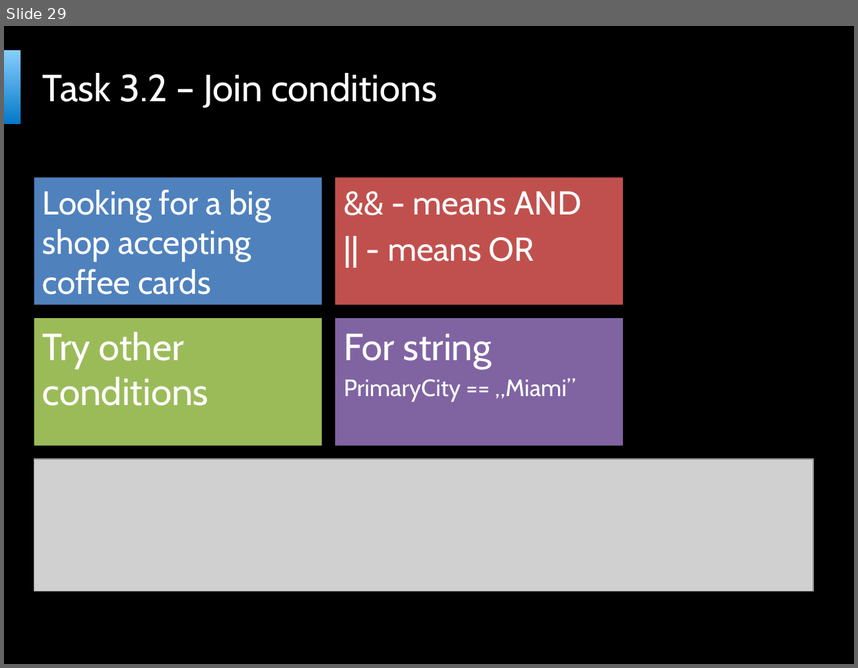
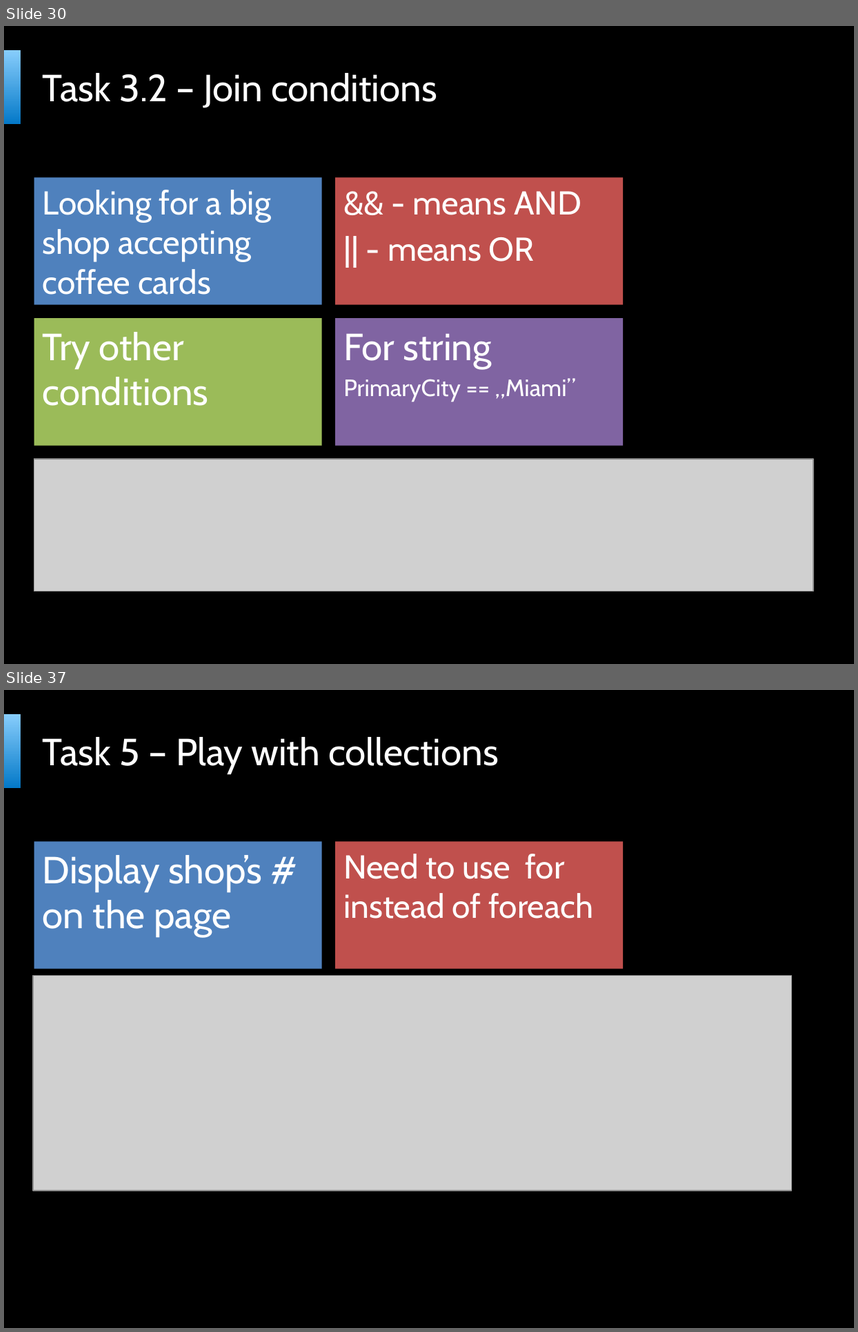
Before and after one commit to bartekwasielak/Presentation, a slide deck: Programming Made Easy.pptx. Shown one above the other, each under a label of ours: slide 29 before the commit, slides 30 and 37 after it; the slides between them are not shown. The pictures are 858x668 and 858x1332 pixels, drawn with LibreOffice and Linux fonts; fonts in the diff are those of the drawing; grey boxes stand for pictures; background and template pictures are left out. Boxes give left, top, right and bottom in pixels: in the first picture for what was removed or moved away, otherwise in the second. Text is boxed around its words. In the diff, an @@ line names an element or a change of style, - is before the commit and + after.

```diff
--- a/Programming Made Easy.pptx
+++ b/Programming Made Easy.pptx
@@ slide 37 added at box(4, 690, 854, 1328), background picture (left out); not listed: 2 template elements that a slide beside it also shows @@
@@ title added at box(43, 737, 499, 774), 32 pt, text #FFFFFF @@
+Task 5 – Play with collections
@@ text added at box(34, 841, 322, 969), fill #4F81BD, 32 pt, text #FFFFFF @@
+Display shop’s # on the page
@@ text added at box(335, 841, 624, 969), fill #C0504D, 28 pt, text #FFFFFF @@
+Need to use for instead of foreach
@@ picture added at box(33, 976, 792, 1191) @@
@@ picture added at box(34, 976, 555, 1098) @@
@@ what was slide 29 is now slide 30 @@
```
Also in this commit, not shown: 1 slide changed, 8 other slides added, 3 other files.
